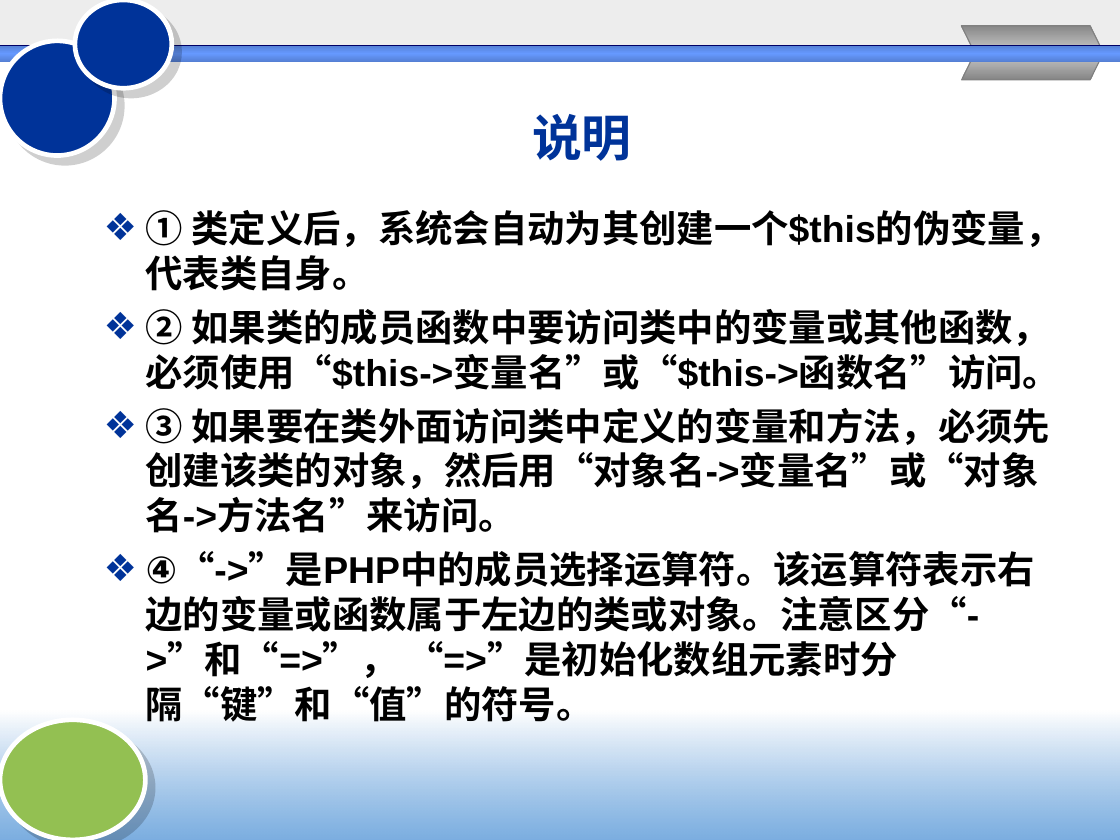
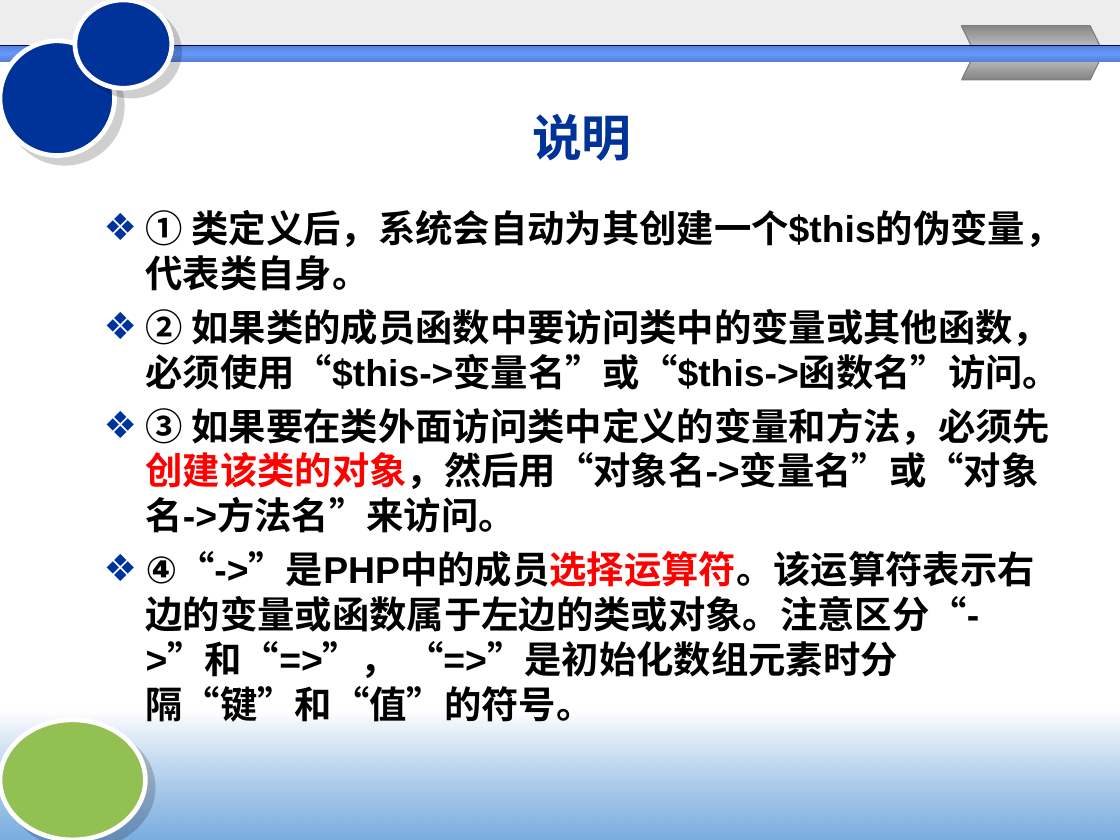
Before and after one commit to Chencao0928/Web-, a slide deck: slide 77 of chapter3/3PHP基础2.ppt (slide 78 before the commit). Drawn at 1120x840 pixels with LibreOffice and Linux fonts; fonts in the diff are those of the drawing; background and template pictures are left out. Boxes give left, top, right and bottom in pixels: in the first picture for what was removed or moved away, otherwise in the second. Text is boxed around its words. In the diff, an @@ line names an element or a change of style, - is before the commit and + after.

```diff
--- a/chapter3/3PHP基础2.ppt
+++ b/chapter3/3PHP基础2.ppt
@@ text at [146, 408, 1050, 722]: text colour #000000 to #FF0000 in "如果要在类外面访问类中定义的变量和方法，必须先创建该类的对象，然后用“对象名->变量名”或“对象名->方法名”来访问。", "④“->”是PHP中的成员选择运算符。该运算符表示右边的变量或函数属于左边的类或对象。注意区分“->”和“=>”，" @@
```
Also in this commit, not shown: 2 other slides changed, 2 slides removed, 1 other file.
